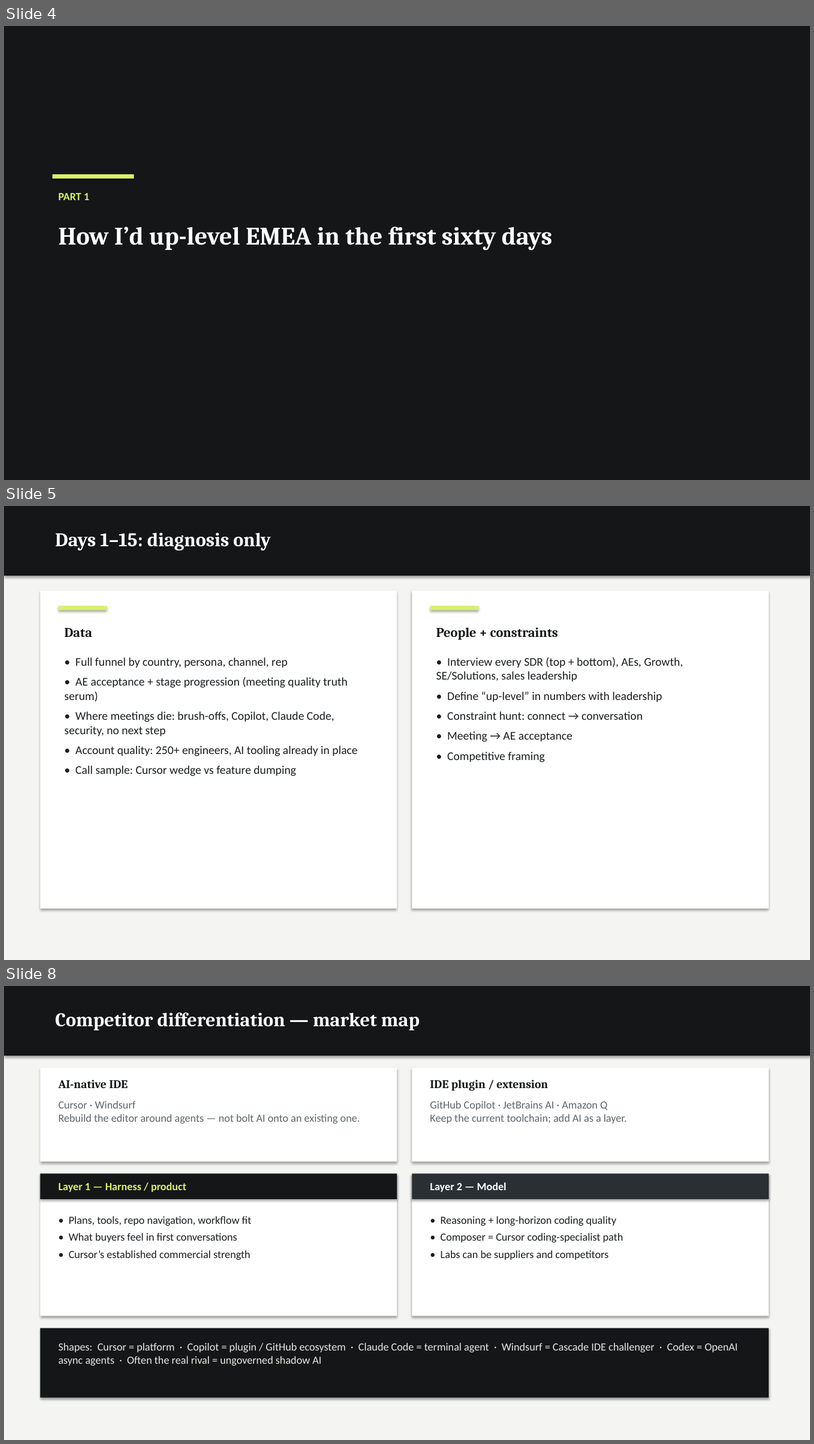
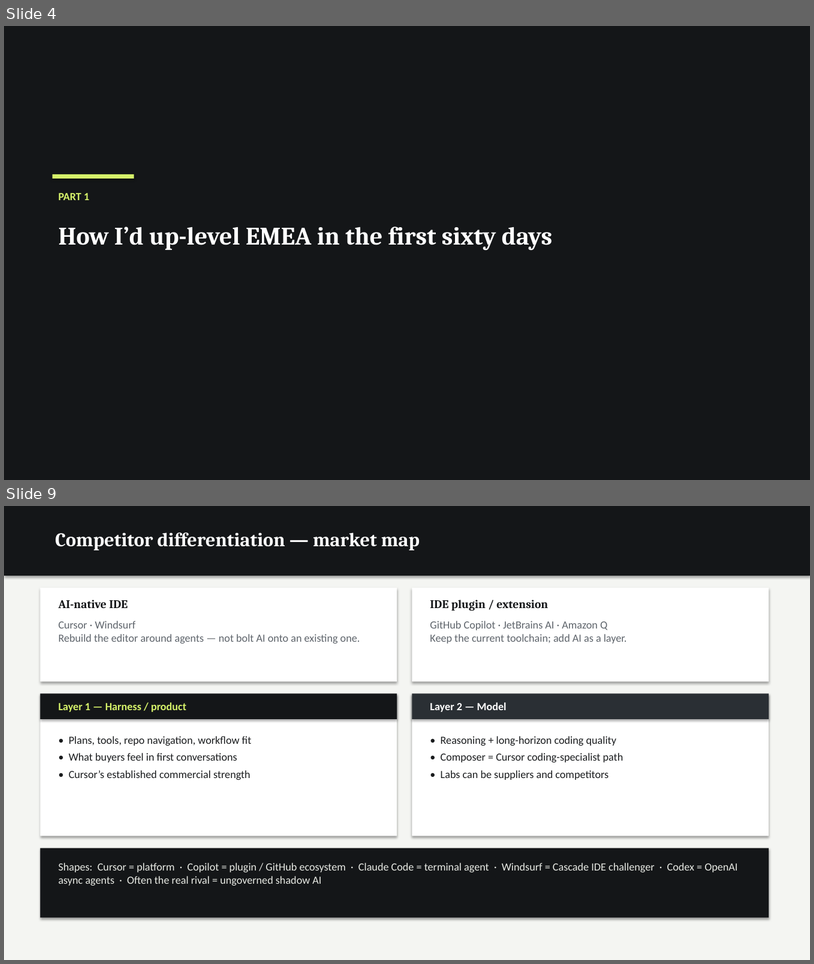
Before and after one commit to dempseli01-stack/lindsey, a slide deck: Lindsey_Presentation.pptx. Shown one above the other, each under a label of ours: slides 4, 5 and 8 before the commit, slides 4 and 9 after it; the slides between them are not shown. The pictures are 814x1444 and 814x964 pixels, drawn with LibreOffice and Linux fonts; fonts in the diff are those of the drawing. Boxes give left, top, right and bottom in pixels: in the first picture for what was removed or moved away, otherwise in the second. Text is boxed around its words. In the diff, an @@ line names an element or a change of style, - is before the commit and + after.

```diff
--- a/Lindsey_Presentation.pptx
+++ b/Lindsey_Presentation.pptx
@@ slide 5 removed at (x1=4, y1=506, x2=810, y2=960), background #FFFFFF @@
@@ rectangle removed at (x1=4, y1=506, x2=810, y2=960) @@
@@ rectangle removed at (x1=4, y1=506, x2=810, y2=576) @@
@@ text removed at (x1=55, y1=532, x2=270, y2=550) @@
-Days 1–15: diagnosis only
@@ rectangle removed at (x1=40, y1=591, x2=397, y2=908) @@
@@ rectangle removed at (x1=413, y1=591, x2=769, y2=908) @@
@@ rectangle removed at (x1=59, y1=606, x2=107, y2=610) @@
@@ rectangle removed at (x1=431, y1=606, x2=479, y2=610) @@
@@ text removed at (x1=65, y1=628, x2=92, y2=637) @@
-Data
@@ text removed at (x1=437, y1=627, x2=558, y2=640) @@
-People + constraints
@@ text removed at (x1=65, y1=657, x2=357, y2=776) @@
-• Full funnel by country, persona, channel, rep
-• AE acceptance + stage progression (meeting quality truth serum)
-• Where meetings die: brush-offs, Copilot, Claude Code, security, no next step
-• Account quality: 250+ engineers, AI tooling already in place
-• Call sample: Cursor wedge vs feature dumping
@@ text removed at (x1=437, y1=657, x2=683, y2=762) @@
-• Interview every SDR (top + bottom), AEs, Growth, SE/Solutions, sales leadership
-• Define “up-level” in numbers with leadership
-• Constraint hunt: connect → conversation
-• Meeting → AE acceptance
-• Competitive framing
@@ what was slide 8 is now slide 9 @@
```
Also in this commit, not shown: 6 slides added, 4 other slides removed, 2 other files.
